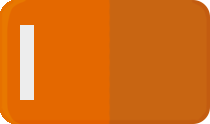
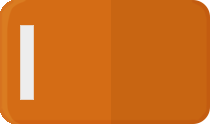
Layers edited between the first and the second 210×124 image:
painted on "Group 1 copy" over [0, 0, 111, 124]
